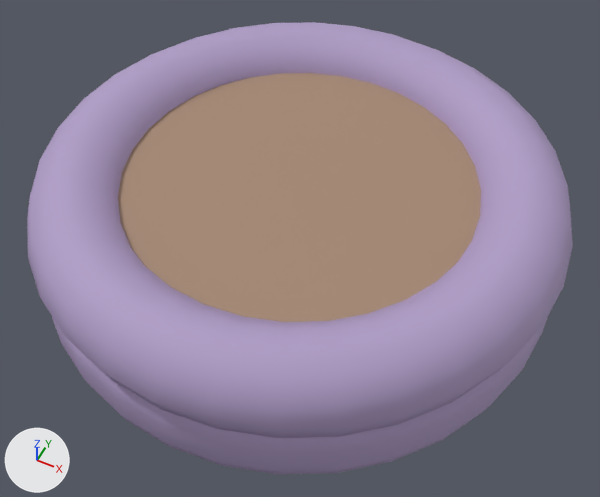
The glTF model assets/3d/native/bowlPurple.glb as it was, and as the next commit left it.
The view is the same before and after, from a camera (50 mm lens) standing at (0.365, -0.729, 0.948) and looking at (0.016, -0.031, 0.077). The axes (+X, +Y, +Z) are drawn at lower left. The lights are the same throughout. The first picture is the older version. Where no turn or scale is listed for an object, it has been applied to the vertices.

The scene before the commit, as lines of its bpy script (objects in view):
```python
me_cylinder_139 = bpy.data.meshes.new('Cylinder.139')
me_cylinder_139.from_pydata(...)  # 256 vertices, 508 faces; spans x -0.36..0.36, y -0.36..0.36, z -0.065..0.065
me_cylinder_139.materials.append(mat_purple)  # greyish purple #af9cc6
me_cylinder_140 = bpy.data.meshes.new('Cylinder.140')
me_cylinder_140.from_pydata(...)  # 224 vertices, 444 faces; spans x -0.27..0.27, y -0.27..0.27, z -0.018..0.018
me_cylinder_140.materials.append(mat_brown)  # beige #a58872
me_torus_100 = bpy.data.meshes.new('Torus.100')
me_torus_100.from_pydata(...)  # a torus around z (ring radius 0.3, tube radius 0.065) spanning x -0.365..0.365, y -0.365..0.365, z -0.062..0.062
me_torus_100.materials.append(mat_purple)  # greyish purple #af9cc6
ob_bowl_base = bpy.data.objects.new('Bowl base', me_cylinder_139)
ob_bowl_base.location = (0.0, 0.0, 0.07)
ob_bowl_rim = bpy.data.objects.new('Bowl rim', me_torus_100)
ob_bowl_rim.location = (0.0, 0.0, 0.15)
ob_food = bpy.data.objects.new('Food', me_cylinder_140)
ob_food.location = (0.0, 0.0, 0.155)
```
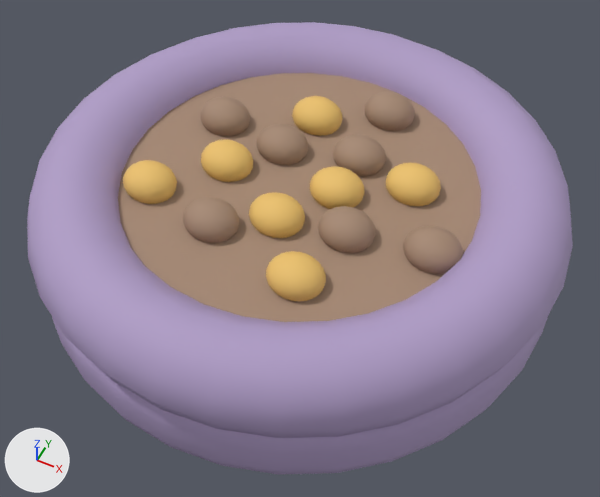
Location of each change, [x1, y1, x2, y2] in pixels of the pictures (600 x 497 px):
'Bowl kibble.010', added (orange)
    after: [266, 251, 326, 301]
'Bowl kibble.013', added (beige)
    after: [403, 226, 463, 274]
'Bowl kibble.005', added (beige)
    after: [318, 206, 375, 253]
'Bowl kibble.007', added (beige)
    after: [183, 197, 239, 243]
'Bowl kibble.002', added (orange)
    after: [249, 192, 305, 238]
'Bowl kibble.008', added (orange)
    after: [386, 162, 441, 206]
'Bowl kibble.012', added (orange)
    after: [123, 160, 177, 204]
'Bowl kibble', added (orange)
    after: [310, 166, 364, 209]
'Bowl kibble.004', added (orange)
    after: [201, 139, 253, 182]
'Bowl kibble.001', added (beige)
    after: [257, 124, 308, 165]
'Bowl kibble.003', added (beige)
    after: [333, 134, 386, 177]
'Bowl kibble.006', added (orange)
    after: [292, 96, 342, 136]
'Bowl kibble.009', added (beige)
    after: [200, 97, 250, 136]
'Bowl kibble.011', added (beige)
    after: [365, 92, 415, 131]

The change, as a diff of the scene's bpy script:
```diff
--- a/assets/3d/native/bowlPurple.glb.py
+++ b/assets/3d/native/bowlPurple.glb.py
@@ ob_bowl_kibble_013 @@
+ob_bowl_kibble_013 = bpy.data.objects.new('Bowl kibble.013', me_sphere_041)  # a UV sphere (24 segments, 12 rings, poles along z) spanning x -0.037..0.037, y -0.032..0.032, z -0.026..0.026; in mat_brown (beige #a58872)
+ob_bowl_kibble_013.location = (0.206, -0.045, 0.183)
@@ ob_bowl_kibble_012 @@
+ob_bowl_kibble_012 = bpy.data.objects.new('Bowl kibble.012', me_sphere_040)  # a UV sphere (24 segments, 12 rings, poles along z) spanning x -0.037..0.037, y -0.032..0.032, z -0.026..0.026; in mat_gold (orange #ebc16b)
+ob_bowl_kibble_012.location = (-0.172, -0.1, 0.183)
@@ ob_bowl_kibble_011 @@
+ob_bowl_kibble_011 = bpy.data.objects.new('Bowl kibble.011', me_sphere_041.copy())
+ob_bowl_kibble_011.location = (0.056, 0.178, 0.183)
@@ ob_bowl_kibble_010 @@
+ob_bowl_kibble_010 = bpy.data.objects.new('Bowl kibble.010', me_sphere_038)  # a UV sphere (24 segments, 12 rings, poles along z) spanning x -0.037..0.037, y -0.032..0.032, z -0.026..0.026; in mat_gold (orange #ebc16b)
+ob_bowl_kibble_010.location = (0.074, -0.158, 0.183)
@@ ob_bowl_kibble_009 @@
+ob_bowl_kibble_009 = bpy.data.objects.new('Bowl kibble.009', me_sphere_041.copy())
+ob_bowl_kibble_009.location = (-0.151, 0.062, 0.183)
@@ ob_bowl_kibble_008 @@
+ob_bowl_kibble_008 = bpy.data.objects.new('Bowl kibble.008', me_sphere_036)  # a UV sphere (24 segments, 12 rings, poles along z) spanning x -0.037..0.037, y -0.032..0.032, z -0.026..0.026; in mat_gold (orange #ebc16b)
+ob_bowl_kibble_008.location = (0.142, 0.052, 0.183)
@@ ob_bowl_kibble_007 @@
+ob_bowl_kibble_007 = bpy.data.objects.new('Bowl kibble.007', me_sphere_041.copy())
+ob_bowl_kibble_007.location = (-0.064, -0.123, 0.183)
@@ ob_bowl_kibble_006 @@
+ob_bowl_kibble_006 = bpy.data.objects.new('Bowl kibble.006', me_sphere_034)  # a UV sphere (24 segments, 12 rings, poles along z) spanning x -0.037..0.037, y -0.032..0.032, z -0.026..0.026; in mat_gold (orange #ebc16b)
+ob_bowl_kibble_006.location = (-0.033, 0.123, 0.183)
@@ ob_bowl_kibble_005 @@
+ob_bowl_kibble_005 = bpy.data.objects.new('Bowl kibble.005', me_sphere_041.copy())
+ob_bowl_kibble_005.location = (0.097, -0.062, 0.183)
@@ ob_bowl_kibble_004 @@
+ob_bowl_kibble_004 = bpy.data.objects.new('Bowl kibble.004', me_sphere_032)  # a UV sphere (24 segments, 12 rings, poles along z) spanning x -0.037..0.037, y -0.032..0.032, z -0.026..0.026; in mat_gold (orange #ebc16b)
+ob_bowl_kibble_004.location = (-0.101, -0.018, 0.183)
@@ ob_bowl_kibble_003 @@
+ob_bowl_kibble_003 = bpy.data.objects.new('Bowl kibble.003', me_sphere_041.copy())
+ob_bowl_kibble_003.location = (0.055, 0.072, 0.183)
@@ ob_bowl_kibble_002 @@
+ob_bowl_kibble_002 = bpy.data.objects.new('Bowl kibble.002', me_sphere_030)  # a UV sphere (24 segments, 12 rings, poles along z) spanning x -0.037..0.037, y -0.032..0.032, z -0.026..0.026; in mat_gold (orange #ebc16b)
+ob_bowl_kibble_002.location = (0.007, -0.079, 0.183)
@@ ob_bowl_kibble_001 @@
+ob_bowl_kibble_001 = bpy.data.objects.new('Bowl kibble.001', me_sphere_041.copy())
+ob_bowl_kibble_001.location = (-0.049, 0.045, 0.183)
@@ ob_bowl_kibble @@
+ob_bowl_kibble = bpy.data.objects.new('Bowl kibble', me_sphere_028)  # a UV sphere (24 segments, 12 rings, poles along z) spanning x -0.037..0.037, y -0.032..0.032, z -0.026..0.026; in mat_gold (orange #ebc16b)
+ob_bowl_kibble.location = (0.055, 0.0, 0.183)
```
